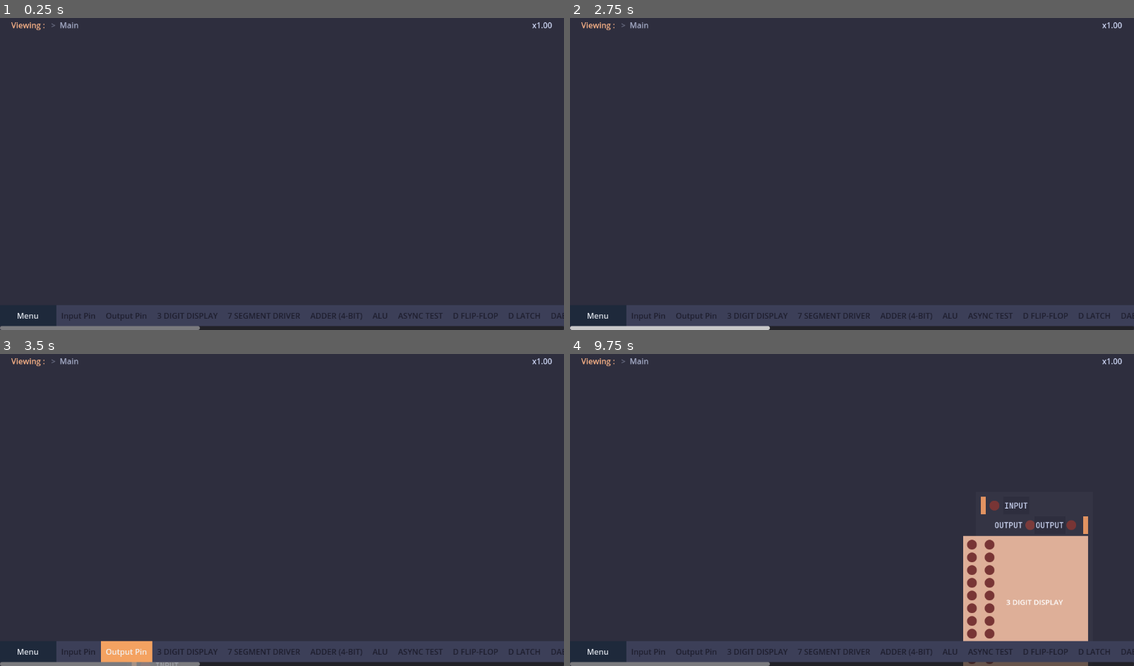
Above: before the commit, frames 1-4 (two rows, left to right).
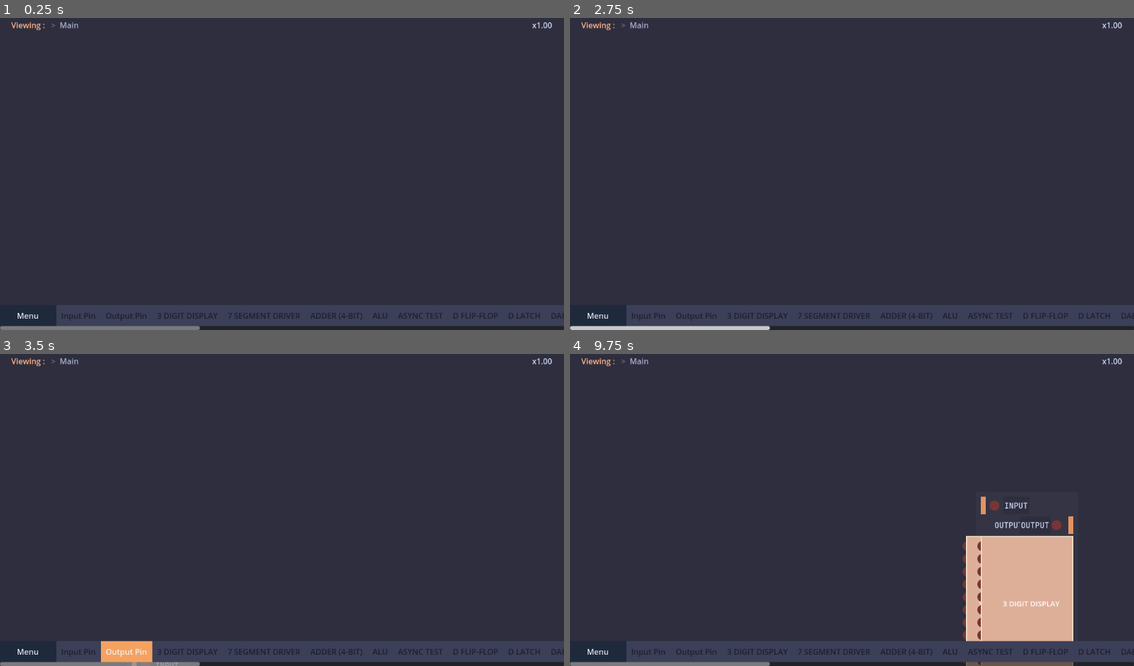
Above: after the commit, the same moments.

Repository: SinaMajdieh/SimuLogic
Game: Godot game, scene res://scenes/main.tscn
Two runs of this game, one before a commit and one after it. Both use one fixed random seed, a clock stepped at 60 frames per second and the inputs below.
Inputs (mouse positions are in pixels of both pictures, inside the frame that each line leads up to):
- Up to frame 1 (0.25 s): no input
- Up to frame 2 (2.75 s): click "Main" at 0.5 s; click "Input Pin" at 1.25 s; click (665, 329) at 2 s
- Up to frame 3 (3.5 s): click "Output Pin" at 2.75 s
- Up to frame 4 (9.75 s): click "3 DIGIT DISPLAY" at 3.5 s; click "7 SEGMENT DRIVER" at 4.25 s; click "ADDER (4-BIT)" at 5 s; click "ALU" at 5.75 s; click "ASYNC TEST" at 6.5 s; click "D FLIP-FLOP" at 7.25 s; click "D LATCH" at 8 s; click "Menu" at 8.75 s; tap Enter at 9.5 s; move the mouse to (976, 491) at 9.52 s; hold W from 9.53 s (still down); hold Ctrl (ctr) from 9.53 s (still down); click (976, 491) at 9.67 s

Frames 1-3 are identical in both runs. In frame 4, 2.6% of the frame differs, in the area x 69-92%, y 52-100%.

Commit message:
shortcut handling and slight ui improvement

Diff:
--- a/project.godot
+++ b/project.godot
@@ -24,6 +24,7 @@
 ColorMan="*res://scripts/communication/colors.gd"
 Sim="*res://scenes/simulation.tscn"
 Arch="*res://scripts/resource/architecture.gd"
+ShortcutManager="*res://scripts/input/shortcut_manager.gd"
 
 [display]
 
@@ -78,6 +79,11 @@
 "events": [Object(InputEventKey,"resource_local_to_scene":false,"resource_name":"","device":-1,"window_id":0,"alt_press …(195 unchanged characters)…
 ]
 }
+open_library_shortcut={
+"deadzone": 0.2,
+"events": [Object(InputEventKey,"resource_local_to_scene":false,"resource_name":"","device":-1,"window_id":0,"alt_pressed":false,"shift_pressed":false,"ctrl_pressed":true,"meta_pressed":false,"pressed":false,"keycode":0,"physical_keycode":76,"key_label":0,"unicode":0,"location":0,"echo":false,"script":null)
+]
+}
 
 [rendering]
 
--- a/scenes/chip/chip_ui.tscn
+++ b/scenes/chip/chip_ui.tscn
@@ -1,17 +1,23 @@
 [gd_scene load_steps=6 format=3 uid="uid://di37drxubefgv"]
 
-[ext_resource type="Script" path="res://scripts/chip/chip_ui.gd" id="1_mtfo4"]
+[ext_resource type="Script" uid="uid://cyo4g23regymq" path="res://scripts/chip/chip_ui.gd" id="1_mtfo4"]
 [ext_resource type="Script" uid="uid://osvk7hstwgfs" path="res://scripts/chip/chip_body.gd" id="2_vcs8e"]
 [ext_resource type="Script" uid="uid://ctjt5t6g8dd0r" path="res://scripts/timer.gd" id="3_gb0ys"]
 
 [sub_resource type="StyleBoxFlat" id="StyleBoxFlat_owa1i"]
 bg_color = Color(0, 0, 0, 1)
+border_width_left = 3
+border_width_top = 3
+border_width_right = 3
+border_width_bottom = 3
 border_color = Color(0, 0, 0, 1)
+border_blend = true
 
 [sub_resource type="LabelSettings" id="LabelSettings_7nt4l"]
 font_size = 15
 
 [node name="Component" type="PanelContainer" node_paths=PackedStringArray("input_container", "output_container", "sub_chip_container", "name_tag") groups=["chip"]]
+z_index = 1
 custom_minimum_size = Vector2(50, 25)
 anchors_preset = 8
 anchor_left = 0.5
@@ -28,15 +34,20 @@
 size_flags_vertical = 3
 theme_override_styles/panel = SubResource("StyleBoxFlat_owa1i")
 script = ExtResource("1_mtfo4")
-input_container = NodePath("Container/Inputs")
-output_container = NodePath("Container/Outputs")
+input_container = NodePath("Container/margin/Inputs")
+output_container = NodePath("Container/MarginContainer/Outputs")
 sub_chip_container = NodePath("Container/Chips")
 name_tag = NodePath("Container/Chips/Name")
 
 [node name="Container" type="HBoxContainer" parent="."]
 layout_mode = 2
 
-[node name="Inputs" type="VBoxContainer" parent="Container"]
+[node name="margin" type="MarginContainer" parent="Container"]
+z_index = -1
+layout_mode = 2
+theme_override_constants/margin_left = -18
+
+[node name="Inputs" type="VBoxContainer" parent="Container/margin"]
 layout_mode = 2
 size_flags_horizontal = 2
 theme_override_constants/separation = -10
@@ -53,7 +64,12 @@
 label_settings = SubResource("LabelSettings_7nt4l")
 horizontal_alignment = 1
 
-[node name="Outputs" type="VBoxContainer" parent="Container"]
+[node name="MarginContainer" type="MarginContainer" parent="Container"]
+z_index = -1
+layout_mode = 2
+theme_override_constants/margin_right = -18
+
+[node name="Outputs" type="VBoxContainer" parent="Container/MarginContainer"]
 layout_mode = 2
 size_flags_horizontal = 10
 theme_override_constants/separation = -10
--- a/scenes/main.tscn
+++ b/scenes/main.tscn
@@ -60,7 +60,7 @@
 handle_input_locally = false
 msaa_2d = 3
 screen_space_aa = 1
-size = Vector2i(2, 2)
+size = Vector2i(1152, 648)
 render_target_update_mode = 4
 
 [node name="Infinite" type="Control" parent="WorkSpaceContainer/WorkSpaceSubViewport" node_paths=PackedStringArray("chips_canvas", "sub_viewport_container", "zoom_label")]
--- a/scripts/chip/chip_ui.gd
+++ b/scripts/chip/chip_ui.gd
@@ -36,6 +36,7 @@
 func set_bg_color(color: Color) -> void:
     var stylebox: StyleBoxFlat = get("theme_override_styles/panel").duplicate()
     stylebox.bg_color = color
+    stylebox.border_color = ColorMan.get_glowing_color(color)
     set("theme_override_styles/panel", stylebox)  # Apply modified stylebox
 
 # ======================
--- /dev/null
+++ b/scripts/input/shortcut_manager.gd
@@ -0,0 +1,45 @@
+extends Node
+
+# ======================
+# SHORTCUT MANAGEMENT SYSTEM:
+# ----------------------
+# This class registers, unregisters, and handles shortcut actions dynamically.
+# It listens for keyboard inputs and triggers associated callbacks.
+# ======================
+
+# === STORED SHORTCUT ACTIONS ===
+# Dictionary mapping shortcut names to their callback functions and arguments.
+var shortcut_actions: Dictionary = {}
+
+# ======================
+# REGISTER SHORTCUT ACTION
+# ----------------------
+# Stores a shortcut action with its corresponding callback and arguments.
+# ======================
+func register_shortcut(action_name: String, callback: Callable, args: Array = []) -> void:
+    shortcut_actions[action_name] = [callback, args]
+
+# ======================
+# UNREGISTER SHORTCUT ACTION
+# ----------------------
+# Removes a shortcut action from storage.
+# ======================
+func unregister_shortcut(action_name: String) -> void:
+    shortcut_actions.erase(action_name)
+
+# ======================
+# HANDLE SHORTCUT INPUT EVENTS
+# ----------------------
+# Detects keyboard input and triggers associated shortcut actions.
+# ======================
+func _unhandled_input(event: InputEvent) -> void:
+    if event is InputEventKey and event.is_pressed and not event.is_echo():
+        for action_name: String in shortcut_actions.keys():
+            if Input.is_action_just_pressed(action_name):
+                var entry: Array = shortcut_actions[action_name]
+                var callback: Callable = entry[0]
+                var args: Array = entry[1]
+
+                # Validate and execute the callback function
+                if callback.is_valid():
+                    callback.callv(args)
--- a/scripts/ui/panel/library.gd
+++ b/scripts/ui/panel/library.gd
@@ -93,6 +93,7 @@
 # ======================
 func _ready() -> void:
 	Comm.library_panel.connect(set_open)
+	ShortcutManager.register_shortcut("open_library_shortcut", set_open, [true])
 
 # ======================
 # CLOSE LIBRARY PANEL
@@ -129,6 +130,7 @@
 	if open:
 		load_library()
 		search_bar.text = ""
+		search_bar.grab_focus()
 	visible = open
 
 # ======================
Not shown, added: scripts/input/shortcut_manager.gd.uid
